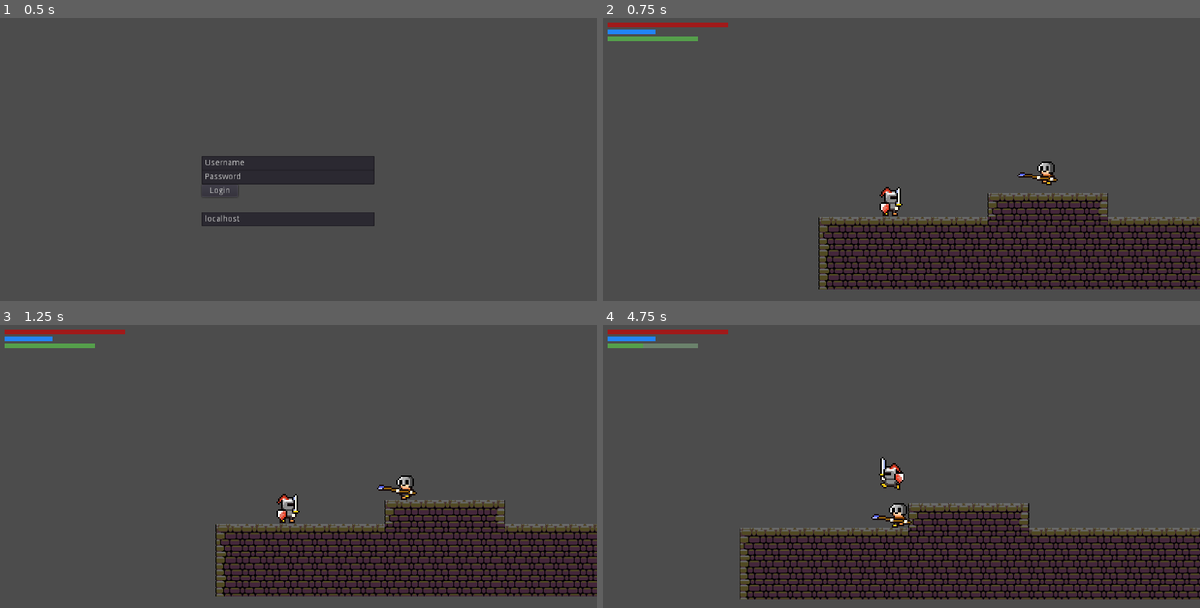
Above: before the commit, frames 1-4 (two rows, left to right).
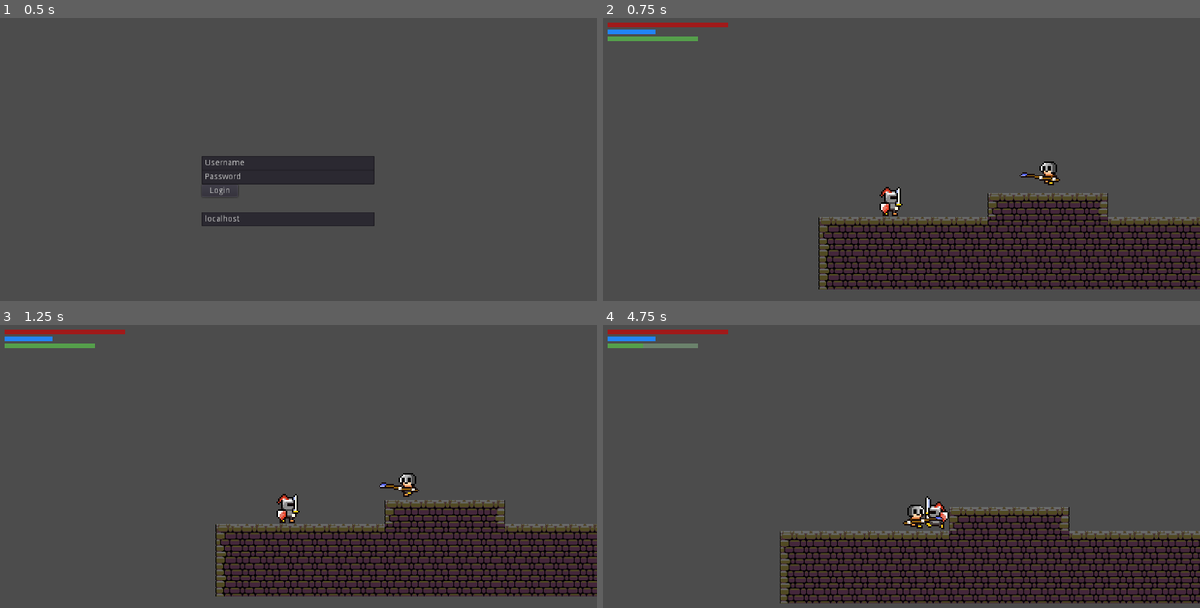
Above: after the commit, the same moments.

Repository: dim35/CEN3031-Project
Game: Godot game, scene res://screens/login_screen/login_screen.tscn
Same seed, same stepped clock (60 frames per second), same inputs: the game is played once before the commit and once after it.
Inputs:
- Up to frame 1 (0.5 s): no input
- Up to frame 2 (0.75 s): click "Login" at 0.5 s
- Up to frame 3 (1.25 s): no input
- Up to frame 4 (4.75 s): hold D (move_right) 1.28-2.03 s; hold X (attack) 1.28-2.03 s; tap Up (jump) at 1.52, 1.55, 1.82, 2.1, 2.27, 2.57, 3.05, 3.77, 4.07, 4.35, 4.52 s; hold A (move_left) 2.03-2.78 s; tap X (attack) at 2.3, 3.6 s; hold X (attack) 2.78-3.53 s; hold D (move_right) 2.78-4.28 s; hold A (move_left) from 4.28 s (still down)

Frame 1 is identical in both runs. In frame 2, 0.2% of the frame differs, in the area x 69-77%, y 50-60%; in frame 3, 0.3%; in frame 4, 17%, in the area x 22-100%, y 46-99%.

Commit message:
Mob.tscn is now a proper inherited scene. Also fixed issues with Mob's hitbox misaligning with the horizontally flipped animation sprite.

Diff:
--- a/entity_scenes/Mob.gd
+++ b/entity_scenes/Mob.gd
@@ -14,8 +14,10 @@
 func _physics_process(delta):
 	if $Animations.flip_h:
 		velocity.x = -speed
+		$Animations.position.x = -20
 	else:
 		velocity.x = speed
+		$Animations.position.x = 0
 	move(velocity)
 	pass
 
--- a/entity_scenes/Mob.tscn
+++ b/entity_scenes/Mob.tscn
@@ -1,74 +1,46 @@
-[gd_scene load_steps=11 format=2]
+[gd_scene load_steps=10 format=2]
 
-[ext_resource path="res://entity_scenes/Mob.gd" type="Script" id=1]
-[ext_resource path="res://assets/animation_sprites/spearman-running-1.png" type="Texture" id=2]
-[ext_resource path="res://assets/animation_sprites/spearman-running-2.png" type="Texture" id=3]
-[ext_resource path="res://assets/animation_sprites/spearman-running-3.png" type="Texture" id=4]
-[ext_resource path="res://assets/animation_sprites/spearman-running-4.png" type="Texture" id=5]
-[ext_resource path="res://assets/animation_sprites/spearman-running-5.png" type="Texture" id=6]
-[ext_resource path="res://assets/animation_sprites/spearman-running-6.png" type="Texture" id=7]
+[ext_resource path="res://entity_scenes/AnimatedEntity.tscn" type="PackedScene" id=1]
+[ext_resource path="res://entity_scenes/Mob.gd" type="Script" id=2]
+[ext_resource path="res://assets/animation_sprites/spearman-running-1.png" type="Texture" id=3]
+[ext_resource path="res://assets/animation_sprites/spearman-running-2.png" type="Texture" id=4]
+[ext_resource path="res://assets/animation_sprites/spearman-running-3.png" type="Texture" id=5]
+[ext_resource path="res://assets/animation_sprites/spearman-running-4.png" type="Texture" id=6]
+[ext_resource path="res://assets/animation_sprites/spearman-running-5.png" type="Texture" id=7]
+[ext_resource path="res://assets/animation_sprites/spearman-running-6.png" type="Texture" id=8]
 
 [sub_resource type="SpriteFrames" id=1]
 
 animations = [ {
-"frames": [ ExtResource( 2 ), ExtResource( 3 ), ExtResource( 4 ), ExtResource( 5 ), ExtResource( 6 ), ExtResource( 7 ) ],
+"frames": [ ExtResource( 3 ), ExtResource( 4 ), ExtResource( 5 ), ExtResource( 6 ), ExtResource( 7 ), ExtResource( 8 ) ],
 "loop": true,
 "name": "walking",
 "speed": 5.0
 } ]
 
-[sub_resource type="CapsuleShape2D" id=2]
+[node name="Mob" instance=ExtResource( 1 )]
 
-custom_solver_bias = 0.0
-radius = 12.1674
-height = 8.87408
-
-[sub_resource type="CapsuleShape2D" id=3]
-
-custom_solver_bias = 0.0
-radius = 23.9393
-height = 5.06677
-
-[node name="Mob" type="KinematicBody2D"]
-
-position = Vector2( 435.176, 232.29 )
-input_pickable = false
-collision_layer = 2
-collision_mask = 1
-collision/safe_margin = 0.08
-script = ExtResource( 1 )
+script = ExtResource( 2 )
 _sections_unfolded = [ "Collision", "Material", "Pause", "Pickable", "Transform", "Visibility", "Z Index", "collision" ]
 
-[node name="Animations" type="AnimatedSprite" parent="." index="0"]
+[node name="Animations" parent="." index="0"]
 
-position = Vector2( -13, 0 )
 scale = Vector2( 2, 2 )
 frames = SubResource( 1 )
 animation = "walking"
-_sections_unfolded = [ "Transform" ]
-
-[node name="Hitbox" type="CollisionShape2D" parent="." index="1"]
-
-position = Vector2( -16.1045, -1.74297 )
-shape = SubResource( 2 )
+playing = true
+offset = Vector2( 5, 0 )
+flip_h = true
 _sections_unfolded = [ "Material", "Pause", "Transform", "Visibility", "Z Index" ]
 
-[node name="Area2D" type="Area2D" parent="." index="2"]
+[node name="Hitbox" parent="." index="1"]
 
-editor/display_folded = true
-input_pickable = true
-gravity_vec = Vector2( 0, 1 )
-gravity = 98.0
-linear_damp = 0.1
-angular_damp = 1.0
-audio_bus_override = false
-audio_bus_name = "Master"
+position = Vector2( 0.821106, -1.79471 )
 
-[node name="CollisionShape2D" type="CollisionShape2D" parent="Area2D" index="0"]
+[node name="Area2D" parent="." index="2"]
 
-position = Vector2( -24, -5.99028 )
-shape = SubResource( 3 )
+position = Vector2( -0.735107, 61.0128 )
 
-[connection signal="area_shape_entered" from="Area2D" to="." method="_on_Area2D_area_shape_entered"]
+[node name="CollisionShape2D" parent="Area2D" index="0"]
 
-[connection signal="body_entered" from="Area2D" to="." method="_on_Area2D_body_entered"]
+position = Vector2( -0.973633, -62.2777 )
--- a/entity_scenes/Player.tscn
+++ b/entity_scenes/Player.tscn
@@ -1,18 +1,18 @@
 [gd_scene load_steps=17 format=2]
 
 [ext_resource path="res://entity_scenes/Player.gd" type="Script" id=1]
-[ext_resource path="res://assets/animation_sprites/attacking-0.png" type="Texture" id=2]
-[ext_resource path="res://assets/animation_sprites/attacking-1.png" type="Texture" id=3]
-[ext_resource path="res://assets/animation_sprites/attacking-2.png" type="Texture" id=4]
-[ext_resource path="res://assets/animation_sprites/walking-0.png" type="Texture" id=5]
-[ext_resource path="res://assets/animation_sprites/walking-1.png" type="Texture" id=6]
-[ext_resource path="res://assets/animation_sprites/walking-2.png" type="Texture" id=7]
-[ext_resource path="res://assets/animation_sprites/walking-3.png" type="Texture" id=8]
-[ext_resource path="res://assets/animation_sprites/walking-4.png" type="Texture" id=9]
-[ext_resource path="res://assets/animation_sprites/walking-5.png" type="Texture" id=10]
-[ext_resource path="res://assets/animation_sprites/knight-jump-0.png" type="Texture" id=11]
-[ext_resource path="res://assets/animation_sprites/idle-1.png" type="Texture" id=12]
-[ext_resource path="res://assets/animation_sprites/idle-0.png" type="Texture" id=13]
+[ext_resource path="res://assets/animation_sprites/idle-1.png" type="Texture" id=2]
+[ext_resource path="res://assets/animation_sprites/idle-0.png" type="Texture" id=3]
+[ext_resource path="res://assets/animation_sprites/attacking-0.png" type="Texture" id=4]
+[ext_resource path="res://assets/animation_sprites/attacking-1.png" type="Texture" id=5]
+[ext_resource path="res://assets/animation_sprites/attacking-2.png" type="Texture" id=6]
+[ext_resource path="res://assets/animation_sprites/walking-0.png" type="Texture" id=7]
+[ext_resource path="res://assets/animation_sprites/walking-1.png" type="Texture" id=8]
+[ext_resource path="res://assets/animation_sprites/walking-2.png" type="Texture" id=9]
+[ext_resource path="res://assets/animation_sprites/walking-3.png" type="Texture" id=10]
+[ext_resource path="res://assets/animation_sprites/walking-4.png" type="Texture" id=11]
+[ext_resource path="res://assets/animation_sprites/walking-5.png" type="Texture" id=12]
+[ext_resource path="res://assets/animation_sprites/knight-jump-0.png" type="Texture" id=13]
 
 [sub_resource type="CapsuleShape2D" id=1]
 
@@ -24,24 +24,24 @@
 [sub_resource type="SpriteFrames" id=2]
 
 animations = [ {
-"frames": [ ExtResource( 2 ), ExtResource( 3 ), ExtResource( 4 ) ],
+"frames": [ ExtResource( 2 ), ExtResource( 3 ) ],
+"loop": true,
+"name": "idle",
+"speed": 5.0
+}, {
+"frames": [ ExtResource( 4 ), ExtResource( 5 ), ExtResource( 6 ) ],
 "loop": true,
 "name": "attacking",
 "speed": 6.0
 }, {
-"frames": [ ExtResource( 5 ), ExtResource( 6 ), ExtResource( 7 ), ExtResource( 8 ), ExtResource( 9 ), ExtResource( 10 ) ],
+"frames": [ ExtResource( 7 ), ExtResource( 8 ), ExtResource( 9 ), ExtResource( 10 ), ExtResource( 11 ), ExtResource( 12 ) ],
 "loop": true,
 "name": "walking",
 "speed": 8.0
 }, {
-"frames": [ ExtResource( 11 ) ],
+"frames": [ ExtResource( 13 ) ],
 "loop": true,
 "name": "falling",
-"speed": 5.0
-}, {
-"frames": [ ExtResource( 12 ), ExtResource( 13 ) ],
-"loop": true,
-"name": "idle",
 "speed": 5.0
 } ]
 
@@ -72,6 +72,7 @@
 
 frames = SubResource( 2 )
 animation = "idle"
+frame = 1
 playing = true
 _sections_unfolded = [ "Material", "Pause", "Transform", "Visibility", "Z Index" ]
 
